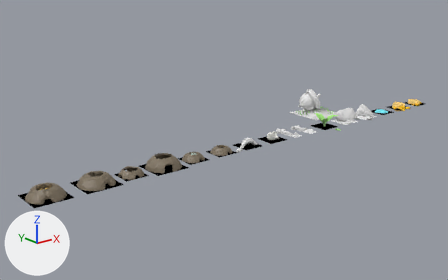
An edit to the Blender file tiles/resourcestiles.blend, drawn before and after from the same camera.
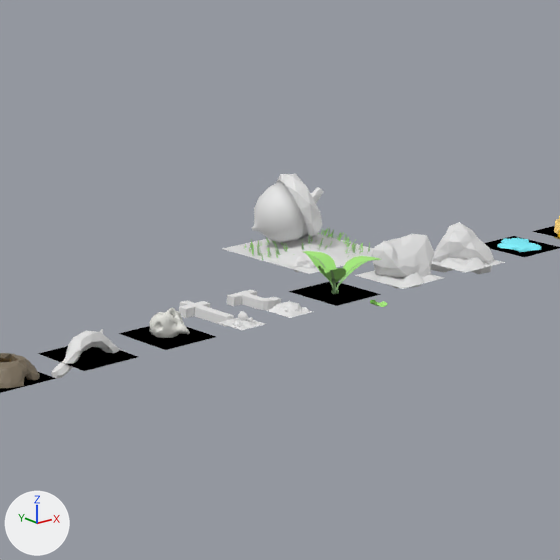
Each version is shown whole from a 50 mm camera at (-47.8, -40.1, 17.1) aimed at (-12.0, 4.6, -0.8), then close up on the part from 49% to 88% of the width and 13% to 75% of the height. Arrows for +X, +Y and +Z are at lower left; the lights stay in place.

The scene before the commit, as lines of its bpy script (objects in view):
```python
ob_acorn = bpy.data.objects.new('acorn', me_circle_001)
ob_acorn.location = (-0.39, 4.22, 1.52)
ob_acorn.rotation_euler = (0.458, -1.082, 2.159)  # degrees (26, -62, 124)
ob_bouldertiles__variant = bpy.data.objects.new('bouldertiles (variant)', me_plane_006)
ob_bouldertiles__variant.location = (3.0, 0.0, 0.0)
ob_honeyden_tier_1 = bpy.data.objects.new('Honeyden tier 1', me_honeydentier1)
ob_honeyden_tier_1.location = (-16.0, 0.0, 0.0)
# also in view: 'watertiles' at (6.0, 0.0, 0.1); 'fossiltiles' at (-10.0, 0.0, 0.3); 'bouldertiles' at (0.1, 0.0, 0.4); 'Plane' at (0.0, 4.0, 0.3); 'roottiles' at (-12.9, 0.0, 0.1)
```
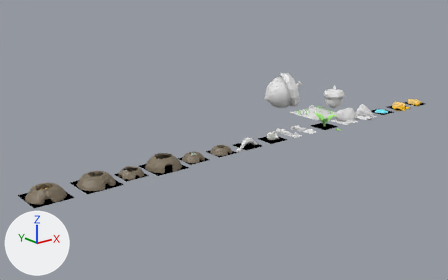
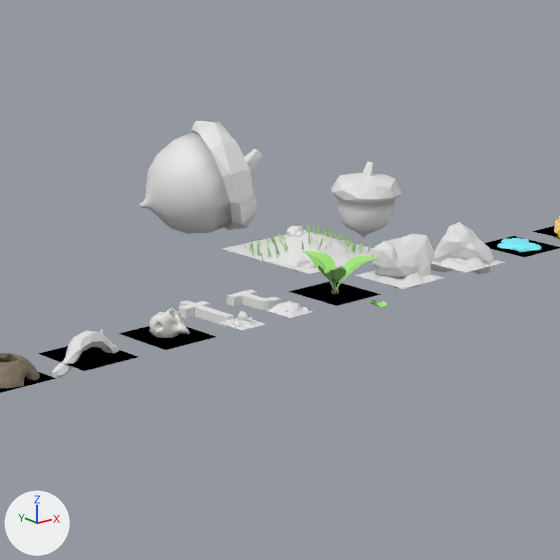
Commit message: apply rotation to acorn

Boxes (x1, y1, x2, y2) around the edits, measured in the close-ups (560 x 560 px):
```json
{"object": "acorn", "change": "reshaped, moved, turned", "before": [252, 174, 324, 243], "after": [140, 121, 263, 234]}
{"object": "acorn_copy", "change": "added", "after": [331, 161, 401, 239], "faces in mat_acorn_shell (white #e7e7e7)": [331, 161, 401, 203], "faces in mat_acorn (white #e7e7e7)": [337, 197, 395, 239]}
```

The change, as JSON lines over the scene's bpy script:
```json
{"block": "me_circle_001", "where": "me_circle_001.from_pydata(...)  # 230 vertices, 240 faces; spans x -1.19..1.19, y -1.19..1.19, z -1.62..1.05"}
{"block": "me_circle_001", "where": "# used by ob_acorn; location = (-0.39, 4.22, 1.52); rotation_euler = (0.458, -1.082, 2.159), in degrees (26, -62, 124)"}
{"block": "me_circle_001", "change": "me_circle_001 part 1: the whole mesh is multiplied about its middle by the matrix ((-0.249, -0.862, 1.479), (0.676, -1.423, -0.715), (1.573, 0.475, 0.542)), then moved by (-0.4, 0.2, 1.85)"}
{"op": "set", "path": "ob_acorn.rotation_euler", "old": "(0.458, -1.082, 2.159)", "new": "(0.0, 0.0, 0.0)", "note": "degrees (26, -62, 124) -> degrees (0, 0, 0)"}
{"op": "set", "path": "ob_acorn.location", "old": "(-0.39, 4.22, 1.52)", "new": "(0.0, 8.43, 0.0)"}
{"op": "add", "block": "ob_acorn_copy", "code": ["ob_acorn_copy = bpy.data.objects.new('acorn_copy', me_circle_001.copy())  # the mesh of ob_acorn", "ob_acorn_copy.location = (3.04, 4.22, 1.52)", "_vg = ob_acorn_copy.vertex_groups.new(name='Group')", "_vg.add([97, 98, 99, 100, 101, 102, 103, 104, 105, 106, 107, 108, 109, 110, 111, 112, 113, 114, 115, 116, 117, 118, 119, 120, 121, 122, 123, 124, 125, 126, 127, 128, 129, 130, 131, 132, 133, 134, 135, 136, 137, 138, 139, 140, 141, 142, 143, 144, 145, 146, 147, 148, 149, 150, 151, 152, 153, 154, 155, 156, 157, 158, 159, 160, 161, 162, 163, 164, 165, 166, 167, 168, 169, 170, 171, 172, 173, 174, 175, 176, 177, 178, 179, 180, 181, 182, 183, 184, 185, 186, 187, 188, 189, 190, 191, 192, 193, 194, 195, 196, 197, 198, 199, 200, 201, 202, 203, 204, 205, 206, 207, 208, 209, 210, 211, 212, 213, 214, 215, 216, 217, 218, 219, 220, 221, 222, 223, 224, 225, 226, 227, 228, 229], 1.0, 'REPLACE')", "_m = ob_acorn_copy.modifiers.new('Decimate', 'DECIMATE')", "_m.ratio = 0.602", "_m.vertex_group = 'Group'"]}
```
